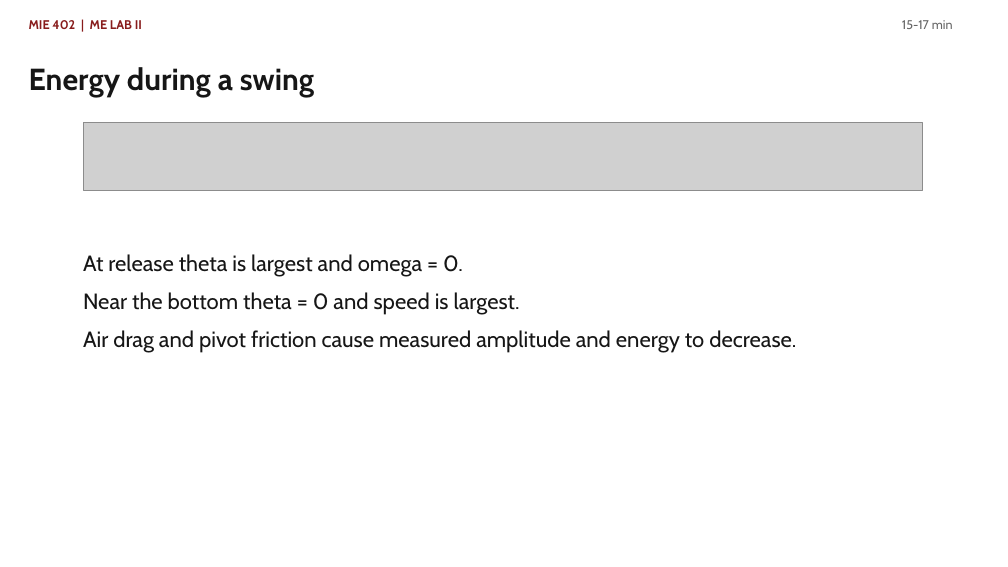
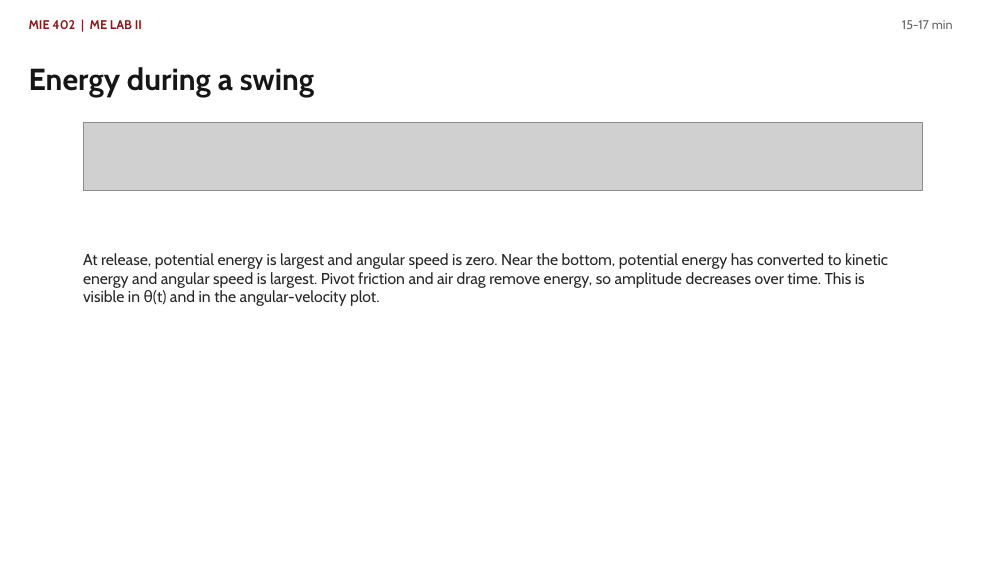
Before and after one commit to Ehsan-Roohi/MIE402-Lab, a slide deck: slide 8 of site/docs/MIE402_Lecture03_Single_Pendulum_PreLab2_Fall2026.pptx. Drawn at 1008x567 pixels with LibreOffice and Linux fonts; fonts in the diff are those of the drawing; grey boxes stand for pictures. Boxes give left, top, right and bottom in pixels: in the first picture for what was removed or moved away, otherwise in the second. Text is boxed around its words. In the diff, an @@ line names an element or a change of style, - is before the commit and + after.

```diff
--- a/site/docs/MIE402_Lecture03_Single_Pendulum_PreLab2_Fall2026.pptx
+++ b/site/docs/MIE402_Lecture03_Single_Pendulum_PreLab2_Fall2026.pptx
@@ text at [83,253,888,306]: text changed; size 21 to 15 pt; text colour #161616 to #282828 @@
-At release theta is largest and omega = 0.
-Near the bottom theta = 0 and speed is largest.
-Air drag and pivot friction cause measured amplitude and energy to decrease.
+At release, potential energy is largest and angular speed is zero. Near the bottom, potential energy has converted to kinetic energy and angular speed is largest. Pivot friction and air drag remove energy, so amplitude decreases over time. This is visible in θ(t) and in the angular-velocity plot.
```
Also in this commit, not shown: 6 other slides changed, 1 other file.
